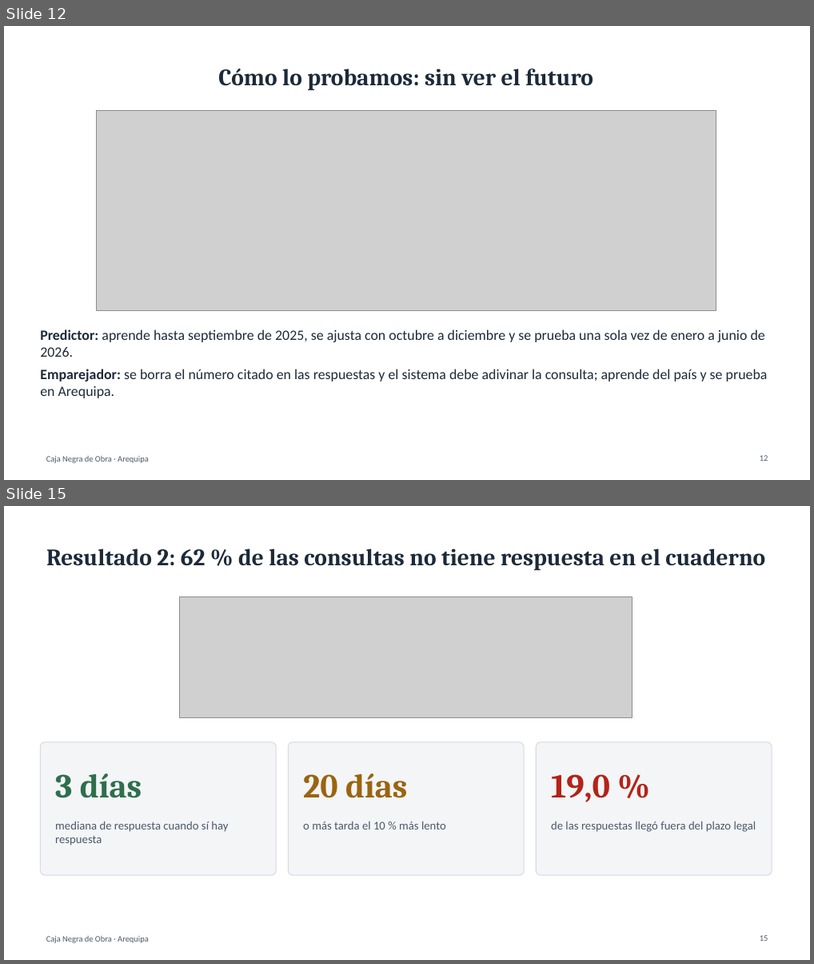
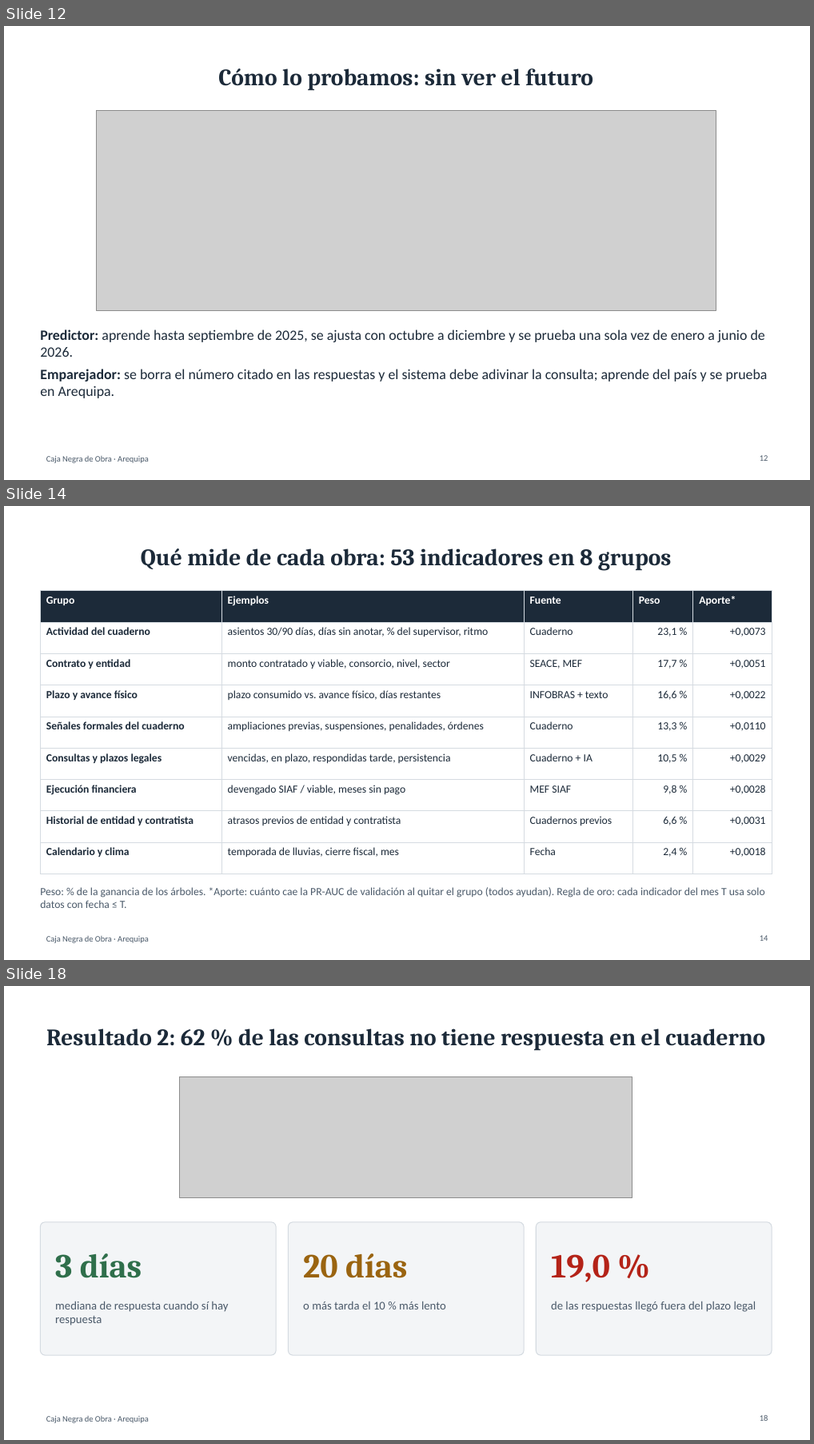
Before and after one commit to OwerLopez/caja-negra-obras, a slide deck: diapositivas/Caja_Negra_de_Obra.pptx. Shown one above the other, each under a label of ours: slides 12 and 15 before the commit, slides 12, 14 and 18 after it; the slides between them are not shown. The pictures are 814x964 and 814x1444 pixels, drawn with LibreOffice and Linux fonts; fonts in the diff are those of the drawing; grey boxes stand for pictures. Boxes give left, top, right and bottom in pixels: in the first picture for what was removed or moved away, otherwise in the second. Text is boxed around its words. In the diff, an @@ line names an element or a change of style, - is before the commit and + after.

```diff
--- a/diapositivas/Caja_Negra_de_Obra.pptx
+++ b/diapositivas/Caja_Negra_de_Obra.pptx
@@ slide 14 added at bbox=[4, 506, 810, 960], background #FFFFFF; not listed: 1 template element that a slide beside it also shows @@
@@ title added at bbox=[141, 548, 672, 570], 28 pt, text #1C2A39, bold @@
+Qué mide de cada obra: 53 indicadores en 8 grupos
@@ table added at bbox=[40, 591, 772, 860], 9 rows, 5 columns @@
+Grupo | Ejemplos | Fuente | Peso | Aporte*
+Actividad del cuaderno | asientos 30/90 días, días sin anotar, % del supervisor, ritmo | Cuaderno | 23,1 % | +0,0073
+Contrato y entidad | monto contratado y viable, consorcio, nivel, sector | SEACE, MEF | 17,7 % | +0,0051
+Plazo y avance físico | plazo consumido vs. avance físico, días restantes | INFOBRAS + texto | 16,6 % | +0,0022
+Señales formales del cuaderno | ampliaciones previas, suspensiones, penalidades, órdenes | Cuaderno | 13,3 % | +0,0110
+Consultas y plazos legales | vencidas, en plazo, respondidas tarde, persistencia | Cuaderno + IA | 10,5 % | +0,0029
+Ejecución financiera | devengado SIAF / viable, meses sin pago | MEF SIAF | 9,8 % | +0,0028
+Historial de entidad y contratista | atrasos previos de entidad y contratista | Cuadernos previos | 6,6 % | +0,0031
+Calendario y clima | temporada de lluvias, cierre fiscal, mes | Fecha | 2,4 % | +0,0018
@@ text added at bbox=[40, 887, 766, 908], 13 pt, text #4B5A6A @@
+Peso: % de la ganancia de los árboles. *Aporte: cuánto cae la PR-AUC de validación al quitar el grupo (todos ayudan). Regla de oro: cada indicador del mes T usa solo datos con fecha ≤ T.
@@ page number added at bbox=[760, 935, 769, 940], 10 pt, text #4B5A6A @@
+14
@@ what was slide 15 is now slide 18 @@
```
Also in this commit, not shown: 14 slides changed, 4 other slides added, 6 other files.
